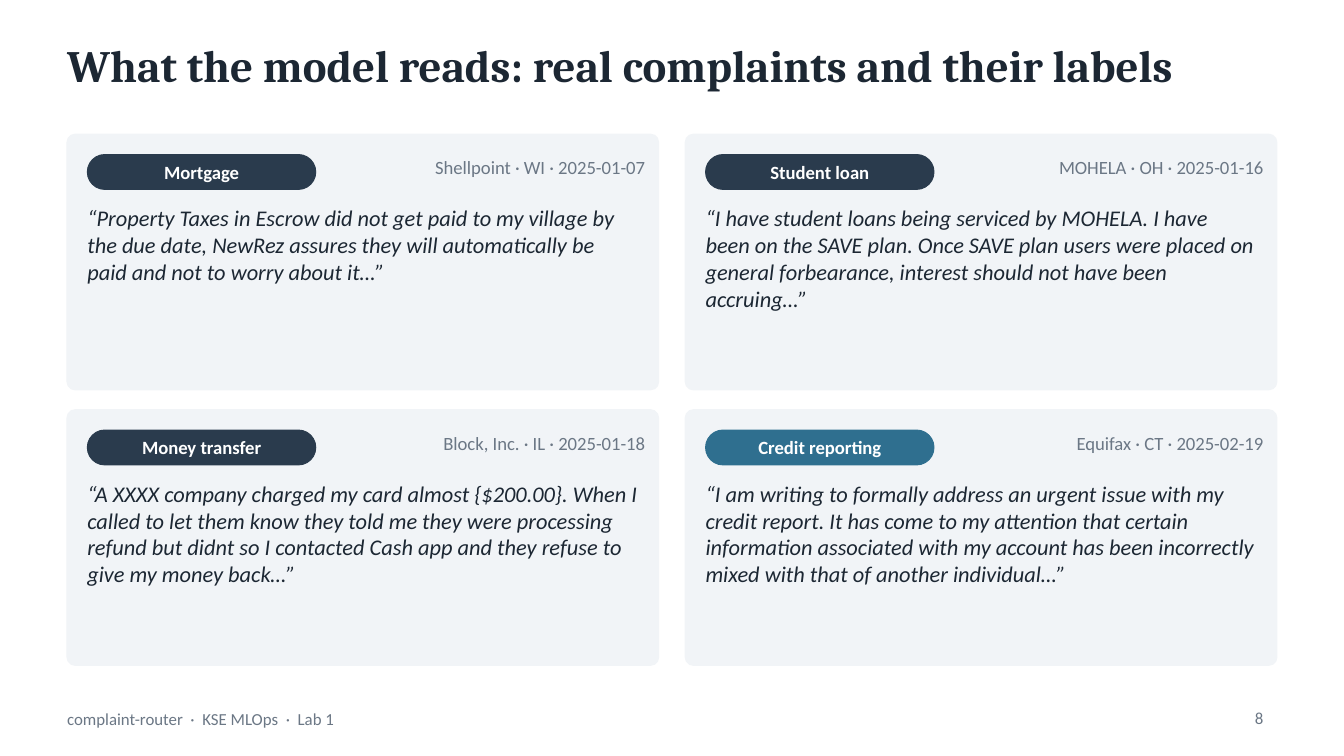
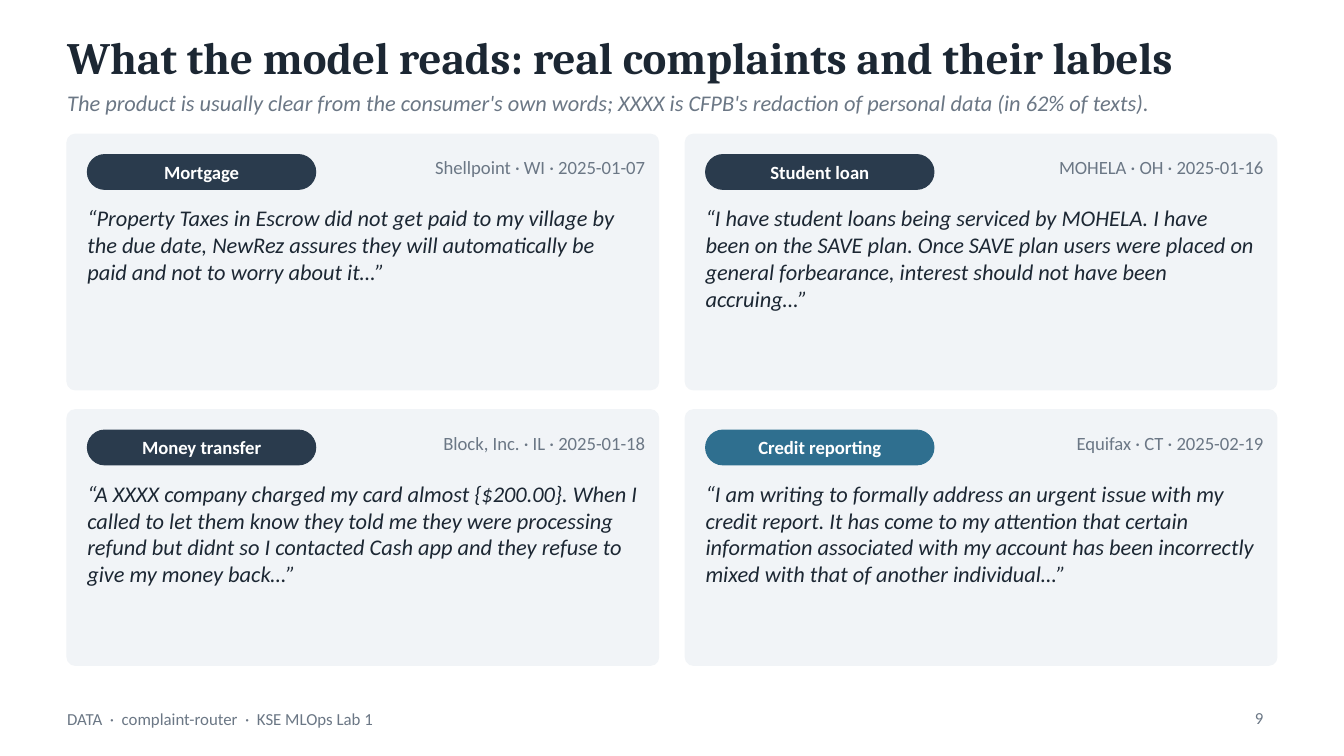
Before and after one commit to goodfrog33/kse-mlops-complaint-router, a slide deck: slide 9 of docs/presentation/complaint-router-lab1.pptx (slide 8 before the commit). Drawn at 1344x756 pixels with LibreOffice and Linux fonts; fonts in the diff are those of the drawing. Boxes give left, top, right and bottom in pixels: in the first picture for what was removed or moved away, otherwise in the second. Text is boxed around its words. In the diff, an @@ line names an element or a change of style, - is before the commit and + after.

```diff
--- a/docs/presentation/complaint-router-lab1.pptx
+++ b/docs/presentation/complaint-router-lab1.pptx
@@ title "What the model reads: real ...": place and size @@
-title "What the model reads: real ..." at bbox=[67, 51, 1173, 92]
+title "What the model reads: real ..." at bbox=[67, 43, 1173, 84]
@@ text added at bbox=[67, 95, 1149, 115], 12 pt, text #6B7785, italic @@
+The product is usually clear from the consumer's own words; XXXX is CFPB's redaction of personal data (in 62% of texts).
@@ text at bbox=[67, 713, 373, 728]: text changed @@
-complaint-router · KSE MLOps · Lab 1
+DATA · complaint-router · KSE MLOps Lab 1
@@ page number at bbox=[1255, 713, 1264, 724]: text changed @@
-8
+9
```
Also in this commit, not shown: 19 other slides changed, 4 slides added, 4 slides removed, 1 other file.
